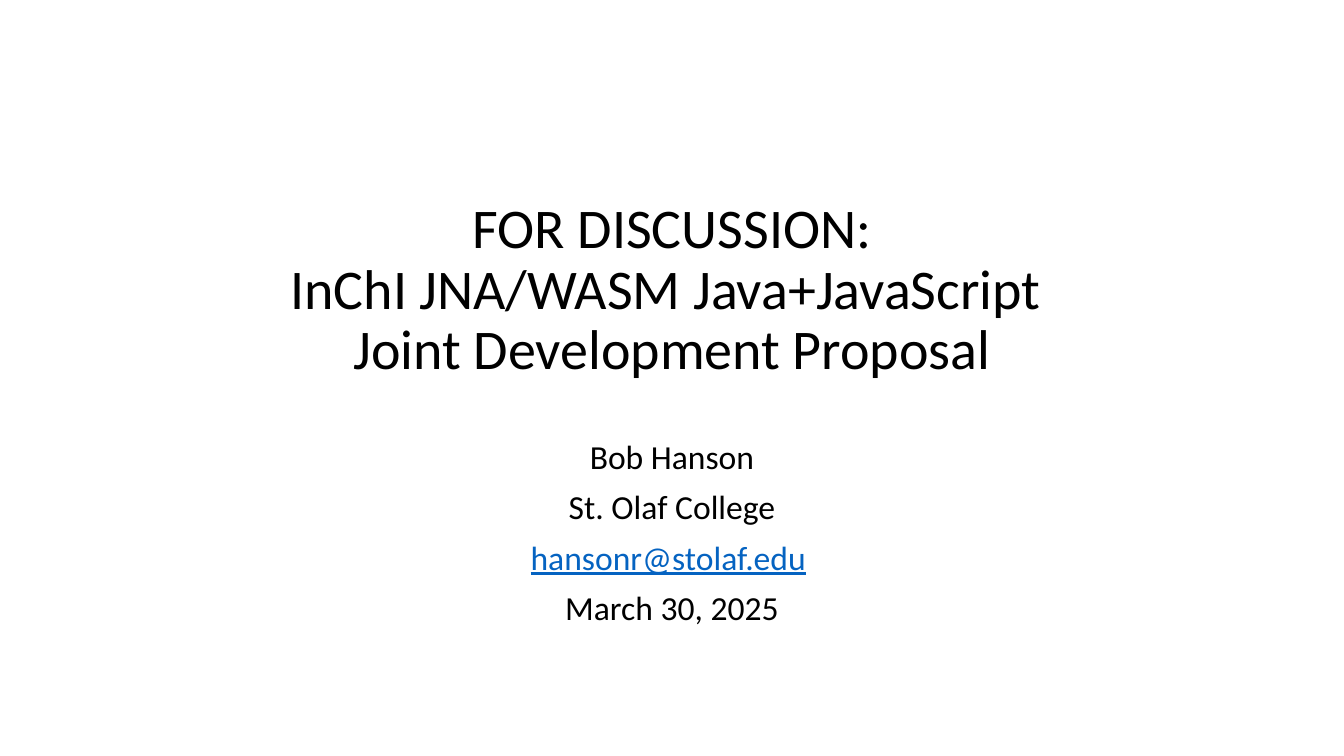
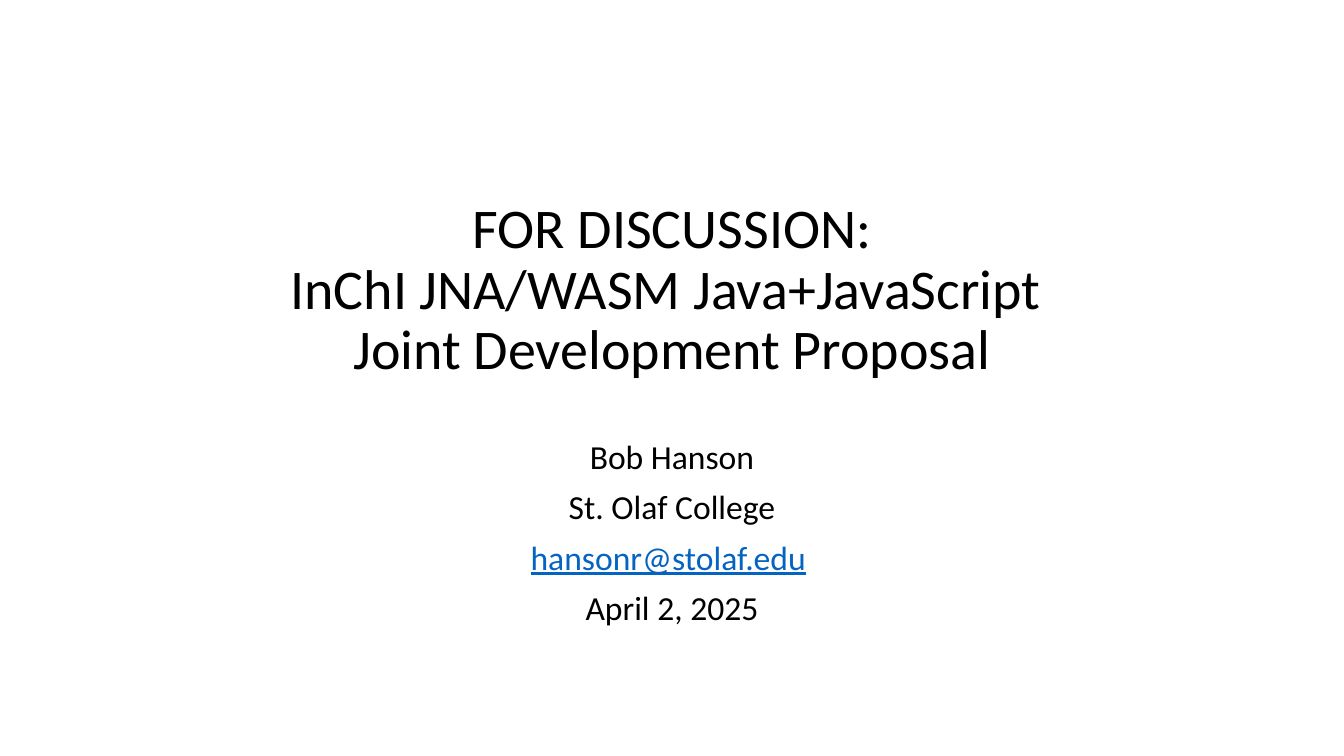
Before and after one commit to BobHanson/InChI-SwingJS, a slide deck: slide 1 of pdf/Java_JavaScript_Proposal.pptx. Drawn at 1344x756 pixels with LibreOffice and Linux fonts; fonts in the diff are those of the drawing. Boxes give left, top, right and bottom in pixels: in the first picture for what was removed or moved away, otherwise in the second. Text is boxed around its words. In the diff, an @@ line names an element or a change of style, - is before the commit and + after.

```diff
--- a/pdf/Java_JavaScript_Proposal.pptx
+++ b/pdf/Java_JavaScript_Proposal.pptx
@@ subtitle at (x1=586, y1=596, x2=758, y2=626): text changed @@
-March 30, 2025
+April 2, 2025
```
Also in this commit, not shown: 6 other slides changed, 8 slides added, 3 slides removed, 1 other file.
